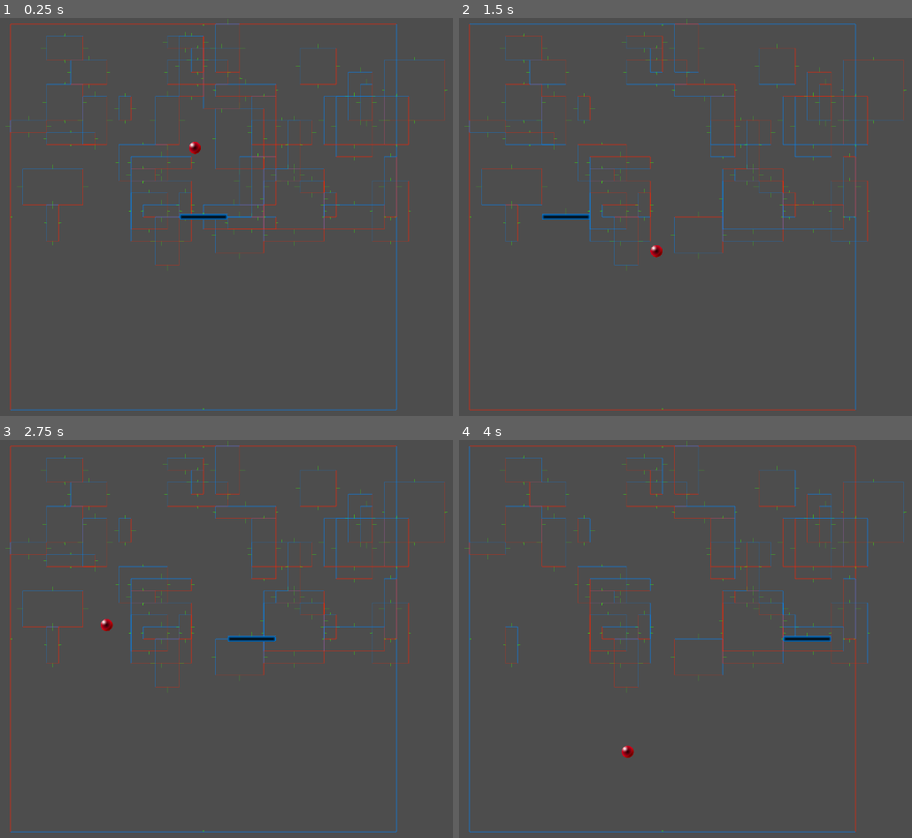
Above: before the commit, frames 1-4 (two rows, left to right).
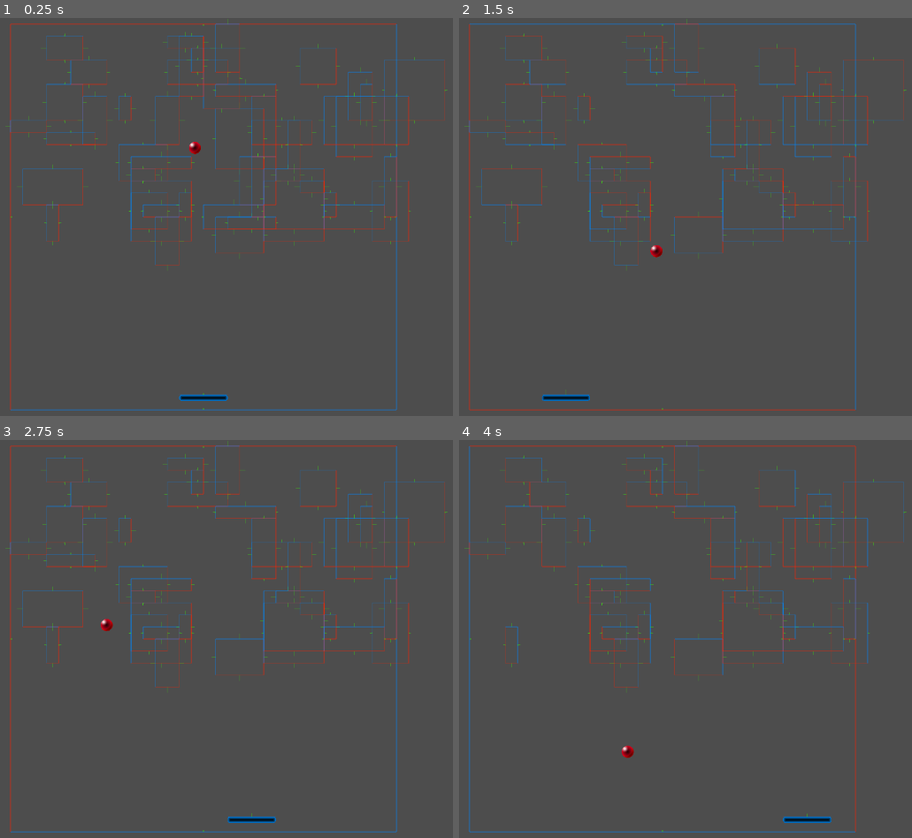
Above: after the commit, the same moments.

Repository: Tom3s/brick-breaker-reborn
Game: Godot game, scene res://2d_base_scene.tscn
Same seed, same stepped clock (60 frames per second), same inputs: the game is played once before the commit and once after it. The project has no main scene, so this scene is started directly.
Inputs (mouse positions are in pixels of both pictures, inside the frame that each line leads up to):
- Up to frame 1 (0.25 s): no input
- Up to frame 2 (1.5 s): move the mouse to (816, 197) at 0.52 s; move the mouse to (522, 236) at 1.27 s
- Up to frame 3 (2.75 s): move the mouse to (276, 551) at 2.02 s
- Up to frame 4 (4 s): move the mouse to (626, 718) at 2.77 s; move the mouse to (875, 698) at 3.52 s

The runs differ from the first frame. In frame 1, 0.3% of the frame differs, in the area x 39-51%, y 48-97%; in frame 2, 0.3%; in frame 3, 0.3%, in the area x 50-61%, y 48-97%; in frame 4, 0.3%.

Commit message:
Fixed collider line debug getting offset
Fixed: Collider line debug draw used global position as a child, resulting in the coordinates doubling.

Diff:
--- a/2DBaseScene.gd
+++ b/2DBaseScene.gd
@@ -41,6 +41,10 @@
 		block.prepare_collision()
 
 	mouse_input_handler.mouse_moved.connect(handle_mouse_movement)
+
+	handle_mouse_movement(Vector2.ZERO)
+
+	paddle.collider_line.debug_set_up = false
 
 
 func _process(delta: float) -> void:
@@ -186,7 +190,12 @@
 func handle_mouse_movement(movement: Vector2) -> void:
 	paddle.global_position.x += movement.x
 
-	if paddle.global_position.x > BreakableGrid.GRID_SIZE * BreakableGrid.CELL_SIZE / 2:
-		paddle.global_position.x = BreakableGrid.GRID_SIZE * BreakableGrid.CELL_SIZE / 2
-	elif paddle.global_position.x < - BreakableGrid.GRID_SIZE * BreakableGrid.CELL_SIZE / 2:
-		paddle.global_position.x = - BreakableGrid.GRID_SIZE * BreakableGrid.CELL_SIZE / 2
+	var paddle_size: float = 128 # TODO: move variable to paddle
+	var limits: float = BreakableGrid.GRID_SIZE * BreakableGrid.CELL_SIZE / 2 - (paddle_size / 2)
+
+	if paddle.global_position.x > limits:
+		paddle.global_position.x = limits
+	elif paddle.global_position.x < - limits:
+		paddle.global_position.x = - limits
+
+	paddle.global_position.y = (BreakableGrid.GRID_SIZE / 2 - 1) * BreakableGrid.CELL_SIZE
--- a/ColliderLine.gd
+++ b/ColliderLine.gd
@@ -32,25 +32,27 @@
 
 		var points: PackedVector2Array
 
-		points.append(debug_point1.global_position + normal)
-		points.append(debug_point1.global_position - normal)
-		points.append(debug_point2.global_position - normal)
-		points.append(debug_point2.global_position + normal)
+		points.append(debug_point1.position + normal)
+		points.append(debug_point1.position - normal)
+		points.append(debug_point2.position - normal)
+		points.append(debug_point2.position + normal)
 
 		debug_line.polygon = points
 
 
 		var normal_points: PackedVector2Array
 
-		var half_point: Vector2 = lerp(debug_point1.global_position, debug_point2.global_position, 0.5)
+		var half_point: Vector2 = lerp(debug_point1.position, debug_point2.position, 0.5)
 
-		normal_points.append(half_point.move_toward(debug_point1.global_position, 1.0))
-		normal_points.append(half_point.move_toward(debug_point2.global_position, 1.0))
+		normal_points.append(half_point.move_toward(debug_point1.position, 1.0))
+		normal_points.append(half_point.move_toward(debug_point2.position, 1.0))
 		normal_points.append(half_point + normal * 16)
 
 		debug_normal.polygon = normal_points
 
 		debug_set_up = true
+	else:
+		debug_set_up = false
 
 func set_moving_towards(moving_towards: bool) -> void:
 	if moving_towards:
--- a/ColliderLine.tscn
+++ b/ColliderLine.tscn
@@ -8,18 +8,18 @@
 
 [node name="DebugPoint1" type="Node2D" parent="."]
 unique_name_in_owner = true
-position = Vector2(270, 159)
+position = Vector2(157, 62)
 
 [node name="DebugPoint2" type="Node2D" parent="."]
 unique_name_in_owner = true
-position = Vector2(63, 96)
+position = Vector2(-123, 35)
 
 [node name="DebugLine" type="Polygon2D" parent="."]
 unique_name_in_owner = true
 color = Color(0, 0.5333333, 1, 0.40392157)
-polygon = PackedVector2Array(270.29117, 158.04332, 269.70883, 159.95668, 62.70884, 96.95667, 63.29116, 95.04333)
+polygon = PackedVector2Array(157.09598, 61.004616, 156.90402, 62.995384, -123.095985, 35.995384, -122.904015, 34.004616)
 
 [node name="DebugNormal" type="Polygon2D" parent="."]
 unique_name_in_owner = true
 color = Color(0.2166667, 1, 0, 0.40392157)
-polygon = PackedVector2Array(167.45668, 127.79116, 165.54332, 127.20884, 171.15858, 112.19322)
+polygon = PackedVector2Array(17.995382, 48.59598, 16.004618, 48.40402, 18.535734, 32.57387)
--- a/Paddle.gd
+++ b/Paddle.gd
@@ -1,2 +1,4 @@
 extends Node2D
 class_name Paddle
+
+@onready var collider_line: ColliderLine = %ColliderLine
--- a/Paddle.tscn
+++ b/Paddle.tscn
@@ -18,6 +18,7 @@
 texture = SubResource("PlaceholderTexture2D_rjhxm")
 
 [node name="ColliderLine" parent="." instance=ExtResource("2_ujhtd")]
+unique_name_in_owner = true
 
 [node name="DebugPoint1" parent="ColliderLine" index="0"]
 position = Vector2(64, -8)
